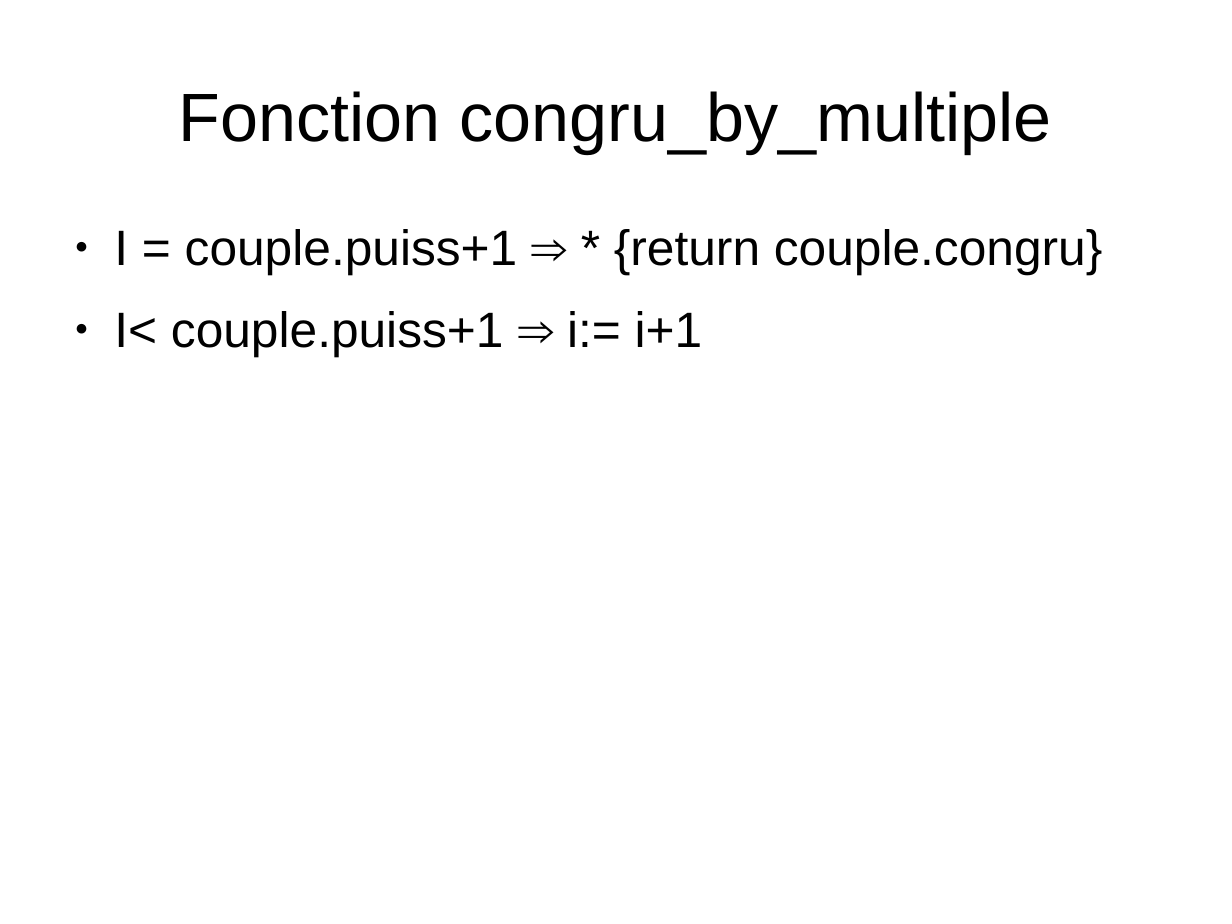
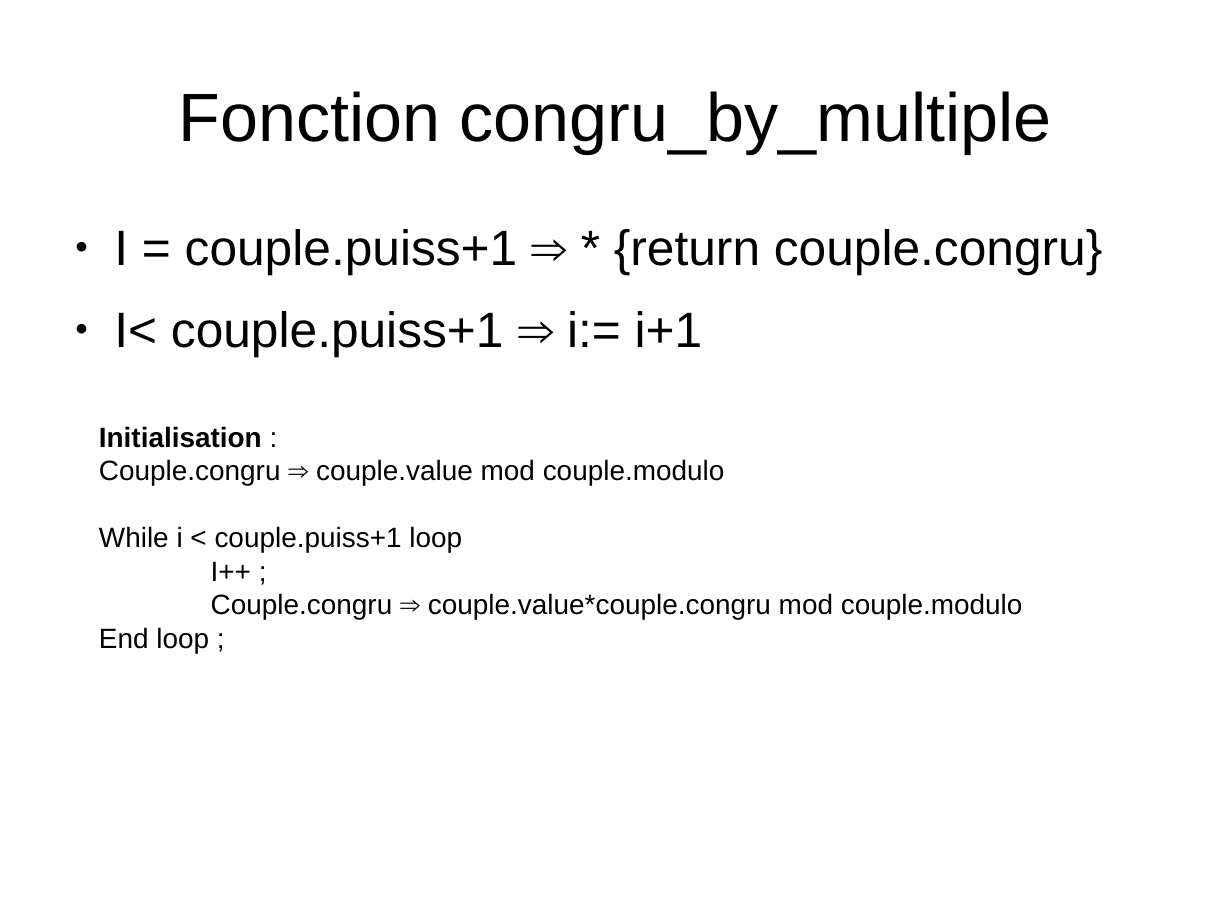
Before and after one commit to CallisteHanriat/congru, a slide deck: slide 10 of schema_congru.odp. Drawn at 1232x924 pixels with LibreOffice and Linux fonts; fonts in the diff are those of the drawing. Boxes give left, top, right and bottom in pixels: in the first picture for what was removed or moved away, otherwise in the second. Text is boxed around its words. In the diff, an @@ line names an element or a change of style, - is before the commit and + after.

Commit message:
Ajout  : specification de fonction congru_by_multiple dans p_congruence.ads \n Ajout de description congru_by_multiple dans schema_congru.odp \n ajout du corps de fonction congru_by_multiple dans p_congruence.adb

```diff
--- a/schema_congru.odp
+++ b/schema_congru.odp
@@ text added at (99, 426, 1023, 653), 18 pt, text #000000 @@
+Initialisation :
+Couple.congru ⇒ couple.value mod couple.modulo
+While i < couple.puiss+1 loop
+I++ ;
+Couple.congru ⇒ couple.value*couple.congru mod couple.modulo
+End loop ;
```
Also in this commit, not shown: 2 other files.
